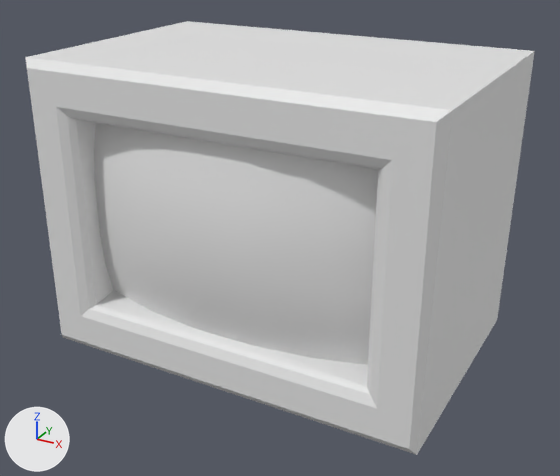
What one commit did to the FBX model Assets/03_Assets/TV/TV.fbx.
The view is the same before and after, from a camera (50 mm lens) standing at (0.88, -1.939, 1.157) and looking at (-0.094, -0.167, 0.271). Every picture has the same lights, and +X, +Y and +Z are marked at lower left. Where no turn or scale is listed for an object, it has been applied to the vertices.
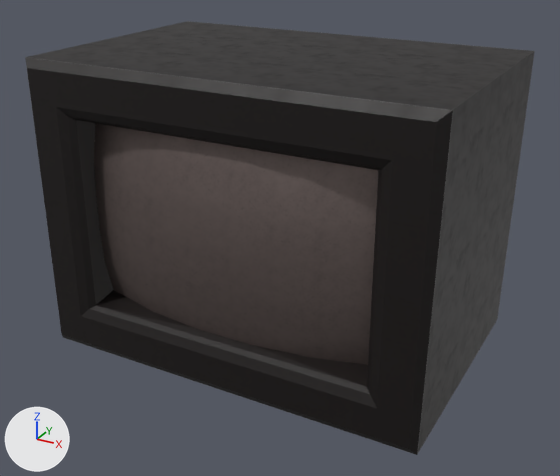
Where the newer file only moved an object's origin or applied its transform, the numbers keep the older frame.

Where the change shows, as pixel boxes [x1, y1, x2, y2] in the pictures (560 x 476 px):
'Box001', recoloured (grey to black): [25, 21, 535, 455] in both

The edits, one by one:
Picture 'TV_DefaultMaterial_Roughness.png' (img_tv_defaultmaterial_roughness_png) is new.
Picture 'TV_DefaultMaterial_Metallic.png' (img_tv_defaultmaterial_metallic_png) is new.
Picture 'TV_DefaultMaterial_BaseColor.png' (img_tv_defaultmaterial_basecolor_png) is new.
Material 'Material #25' (mat_material__25) is new.
Uses the picture img_tv_defaultmaterial_basecolor_png.
Uses the picture img_tv_defaultmaterial_metallic_png.
Uses the picture img_tv_defaultmaterial_roughness_png.
me_mesh has 88 vertices, 94 faces and spans x -0.543..0.543, y -0.367..0.561, z -0.041..0.795.
me_mesh now uses material mat_material__25.
